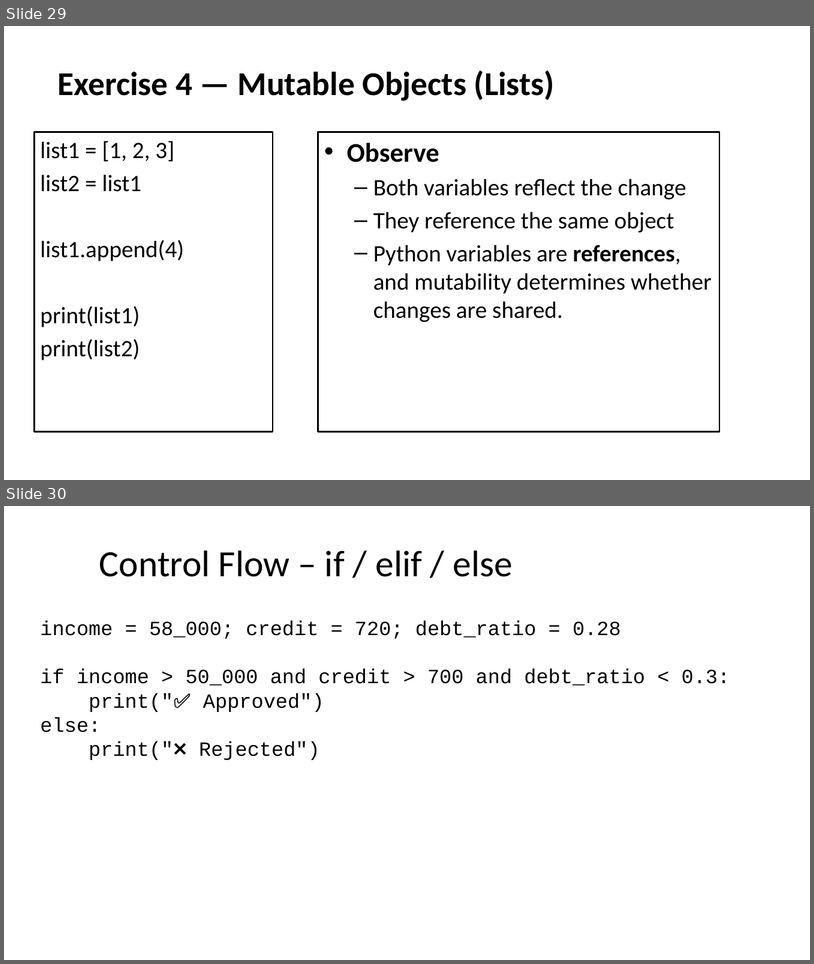
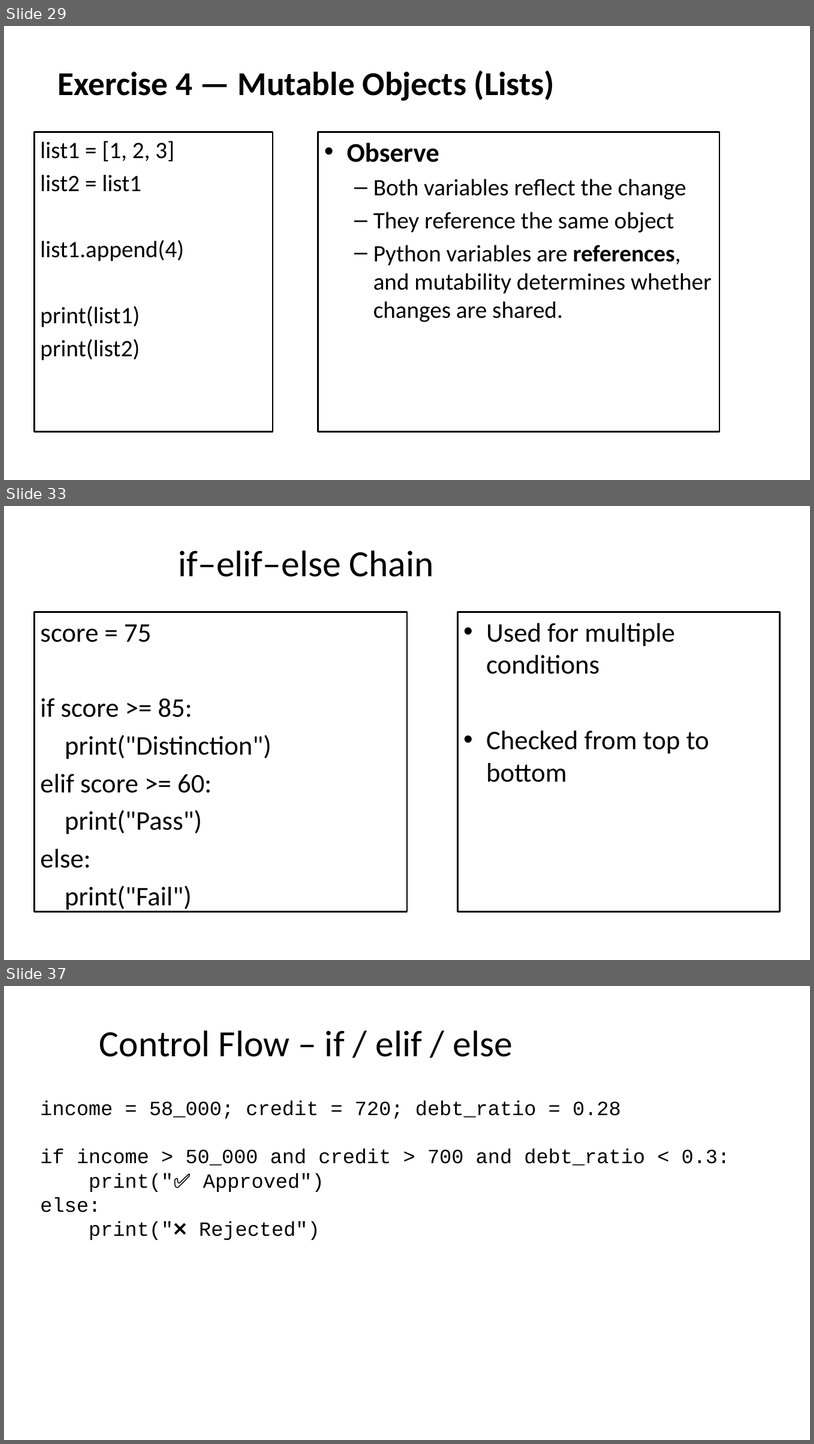
Before and after one commit to seanwhs/3-Day-Python-Crash-Course, a slide deck: Python_Crash_Course_2025.pptx. Shown one above the other, each under a label of ours: slides 29 and 30 before the commit, slides 29, 33 and 37 after it; the slides between them are not shown. The pictures are 814x964 and 814x1444 pixels, drawn with LibreOffice and Linux fonts; fonts in the diff are those of the drawing. Boxes give left, top, right and bottom in pixels: in the first picture for what was removed or moved away, otherwise in the second. Text is boxed around its words. In the diff, an @@ line names an element or a change of style, - is before the commit and + after.

```diff
--- a/Python_Crash_Course_2025.pptx
+++ b/Python_Crash_Course_2025.pptx
@@ slide 33 added at bbox=[4, 506, 810, 960], background #FFFFFF @@
@@ title added at bbox=[179, 550, 434, 577], 44 pt, text #000000 @@
+if–elif–else Chain
@@ text added at bbox=[34, 612, 407, 912], fill #FFFFFF, outline #000000 2 pt, 32 pt, text #000000 @@
+score = 75
+if score >= 85:
+print("Distinction")
+elif score >= 60:
+print("Pass")
+else:
+print("Fail")
@@ rectangle added at bbox=[458, 612, 780, 912], fill #FFFFFF, outline #000000 2 pt, 32 pt, text #000000 @@
+• Used for multiple conditions
+• Checked from top to bottom
@@ what was slide 30 is now slide 37 @@
```
Also in this commit, not shown: 1 slide changed, 27 other slides added, 1 slide removed.
